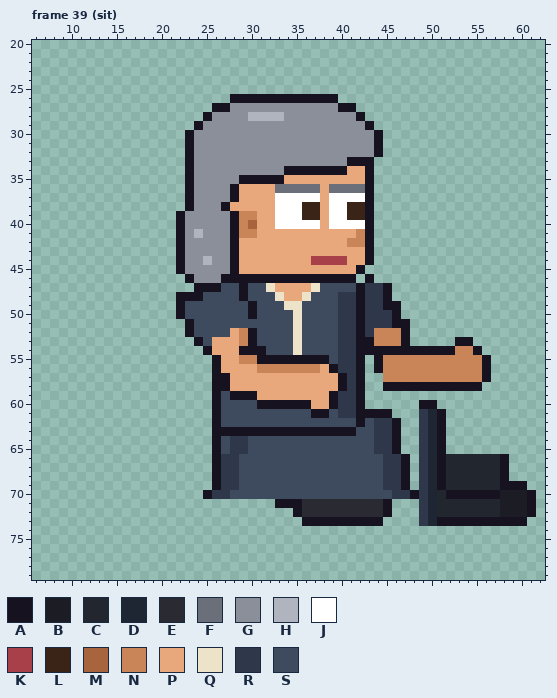
Two states of a pixel-art file, sprites/clients/client_attorney_b_right_anim.aseprite. Above is the file before it was changed.
64x80 pixels, 129 frames. Shown: frame 39 (sit): x 6..62, y 20..79. The old version is drawn lined up with the new one. The commit also changed other frames, which this record leaves out.
Visible layers, top first: "Arm Top", "Hair", "Face", "Watch", "Near Arm", "Collar", "Belt", "Shirt", "Body", "Back Arm", "Pants", "Shoes".
Palette (. is transparent): A #17121f  B #1c1c24  C #22262e  D #1e2634  E #2a2a33  F #6a6f7a  G #8a8f9a  H #b0b4be  J #ffffff  K #a8404a  L #3a2418  M #a8643c  N #c98458  P #e8a87c  Q #ede3c8  R #2e384a  S #3e4a5e
Pixels before, frame 39 (sit) (only the part around the change), first column x 11:
43 ...........AGGGGGAPPPPPPPPPPPPPPA...................
44 ...........AGGHGGAPPPPPPPPKKKKPPA...................
45 ...........AGGGGGAPPPPPPPPPPPPPA....................
46 ............AGGGAAAAAAAAAAAAAAA.A...................
47 .............AAASSASSQPPPPQSSSSARRA.................
48 ...........AAASSSSASSSQPPQSSSRRARRA.................
49 ...........ASSSSSSSASSSQQSSSSRRARRAA................
50 ...........ASSSSSSSASSSSQSSSSRRARRRA................
51 ............ASSSSSSSSSSSQSSSSRRARRRAA...............
52 ............ASSSSPNASSSSQSSSSRRARNNNA...............
53 .............ASPPPNASSSSQSSSSRRAANNNA.....AA........
54 ..............APPPAAASSSQSSSSRRAAAAAAAAAAANNA.......
55 ...............APPNNAAAAAAAASRRA.ANNNNNNNNNNNA......
56 ...............APPPPNNNNNNNPARRA.ANNNNNNNNNNNA......
57 ...............AAPPPPPPPPPPPPARA..NNNNNNNNNNNA......
58 ...............AAPPPPPPPPPPPPARA..AAAAAAAAAAA.......
59 ...............ASAAAPPPPPPPPARRA....................
60 ...............ASSSSAAAAAAPPARRA......AA............
61 ...............ASSSSSSSSSSAASRRAAAA...RDA...........
62 ...............ASSSSSSSSSSSSSSSASRRA..RDA...........
63 ...............AAAAAAAAAAAAAAAASSRRA..RDA...........
64 ...............ASRRSSSSSSSSSSSSSSRRA..RDA...........
65 ...............ASRRSSSSSSSSSSSSSSRRA..RDA...........
66 ...............ARRSSSSSSSSSSSSSSSSRRA.RDACCCCCCA....
67 ...............ARRSSSSSSSSSSSSSSSSRRA.RDACCCCCCA....
68 ...............ARRSSSSSSSSSSSSSSSSRRA.RDACCCCCCA....
69 ...............ARRSSSSSSSSSSSSSSSSRRA.RDACCCCCCAAA..
70 ..............ARRSSSSSSSSSSSSSSSSSSRRARDCAAAAAABBBA.
71 ......................AAAEEEEEEEEEA...RDCCCCCCCBBBA.
72 ........................AEEEEEEEEEA...RDCCCCCCCBBBA.
73 .........................AAAAAAAAA....RDAAAAAAAAAA..
74 ....................................................
75 ....................................................
76 ....................................................
77 ....................................................
78 ....................................................
79 ....................................................
After:
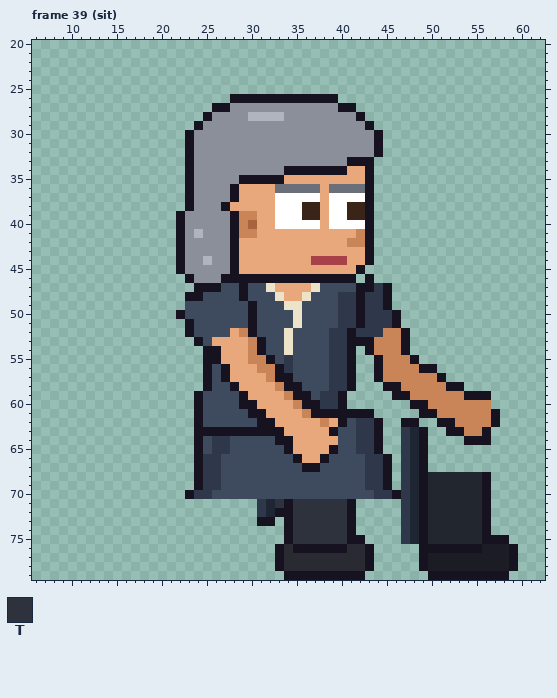
Colours new in this view: T #2e323c
Difference:
whole drawing moved by +2,-6 (the old picture is shown already moved)
Changed rows in their new state; - is an unchanged pixel.
Frame 39 (sit):
first column x 22:
47 ---------------------A------------------
48 .---------------------------------------
49 .-----------------------.---------------
51 --------A----------------.--------------
52 ------------QS---R-AR-R-----------------
53 -------PNA--QS---R-A-----------..-------
54 ----A--PN---QS---R-A.-NNN-........------
55 ---A---P-N-SRSSSSR-A.-----A........-----
56 ---ASA-----ARSSSSR-A.------AA......-----
57 ---AS-----NAASSSSRRA.-A------A.....-----
58 ---ASSA----NAASSSRRA.----NNNNN--..------
59 --ASS-S-P---NAASRRA..---AANNNNNNAAA-----
60 --ASS--AAPPPPN-ARRA..-----A-NNNNNNN-----
61 --ASS---AAPPPPN--AAA--..---AANNNNNNA----
62 --ASS----AAPPPPPNPA-RRA..AA..-ANNNNA----
63 --AA--------PPPPP-SSRRA..RDA..AANNA-----
64 --ASRRSS---AAPPPPP--RRA..RDA..--AAA-----
65 --ASRRSS----APPPPA--RRA..RDA..----------
66 --ARRSS------APPA----RRA.RDA.........---
67 --ARRSS-------AA-----RRA.RDA.........---
68 --ARRSS--------------RRA.RDACC----A..---
69 --ARRSS--------------RRA.RDACC----A....-
70 -ARRSS----------------RRA-DAC-CCCC-.....
71 ---------RDT-TTTTTTA....-RDAC-----A.....
72 ---------RDAATTTTTTA....-RDAC-----A.....
73 ---------AA-ATTTTTT-...--RDACCCCCC-....-
74 ------------ATTTTTTA-----RDACCCCCCA-----
75 ------------ATTTTTTAA----RDACCCCCCAAA---
76 -----------AEAAAAAAEEA-----AAAAAAABBBA--
77 -----------AEEEEEEEEEA-----ABBBBBBBBBA--
78 -----------AEEEEEEEEEA-----ABBBBBBBBBA--
79 ------------AAAAAAAAA-------AAAAAAAAA---
Pixel boxes of the changes (left, top, right, bottom) in both pictures:
changed: (185, 283, 536, 580)
erased: (176, 292, 185, 310)
